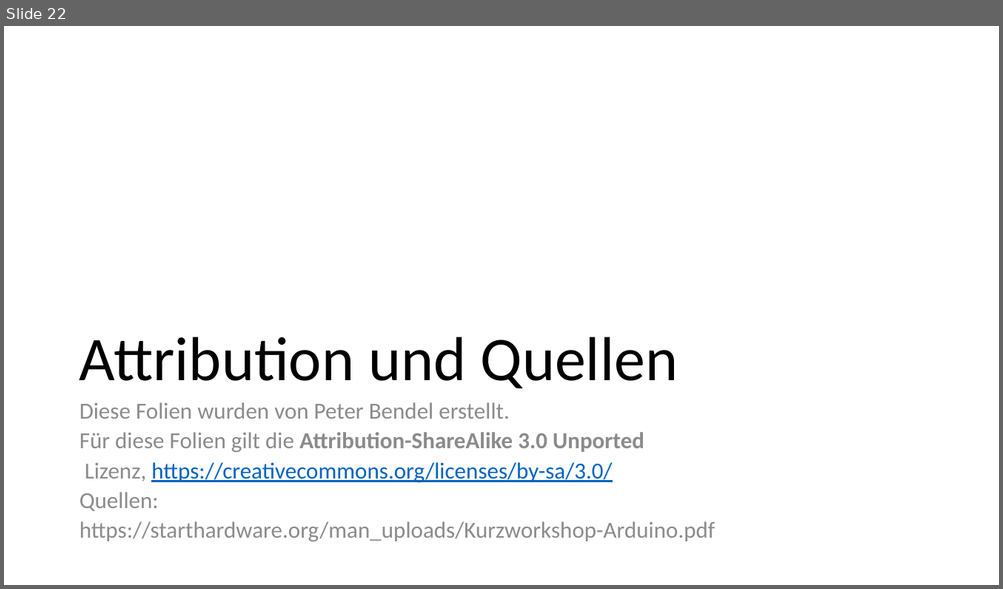
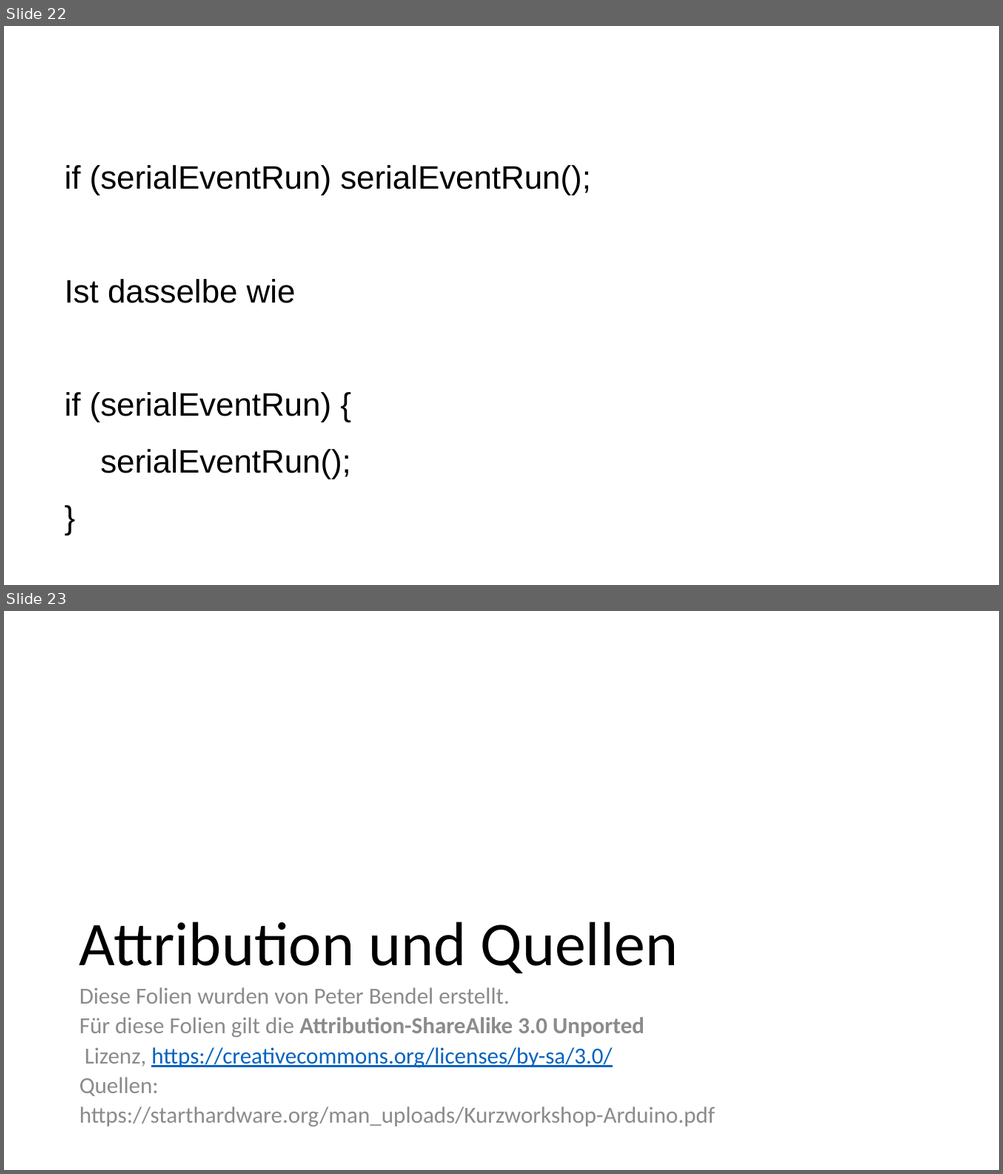
Before and after one commit to IT-folks/Arduino-IoT-Cloud-Deutsch, a slide deck: Folien/Exkurs_Programmiersprache_C.pptx. Shown one above the other, each under a label of ours: slide 22 before the commit, slides 22 and 23 after it. The pictures are 1003x589 and 1003x1174 pixels, drawn with LibreOffice and Linux fonts; fonts in the diff are those of the drawing. Boxes give left, top, right and bottom in pixels: in the first picture for what was removed or moved away, otherwise in the second. Text is boxed around its words. In the diff, an @@ line names an element or a change of style, - is before the commit and + after.

```diff
--- a/Folien/Exkurs_Programmiersprache_C.pptx
+++ b/Folien/Exkurs_Programmiersprache_C.pptx
@@ slide 22 added at (x1=4, y1=26, x2=999, y2=585), background #FFFFFF @@
@@ text added at (x1=65, y1=165, x2=591, y2=479), 31.3 pt, text #000000 @@
+if (serialEventRun) serialEventRun();
+Ist dasselbe wie
+if (serialEventRun) {
+serialEventRun();
+}
@@ what was slide 22 is now slide 23 @@
```
Also in this commit, not shown: 1 slide changed.
